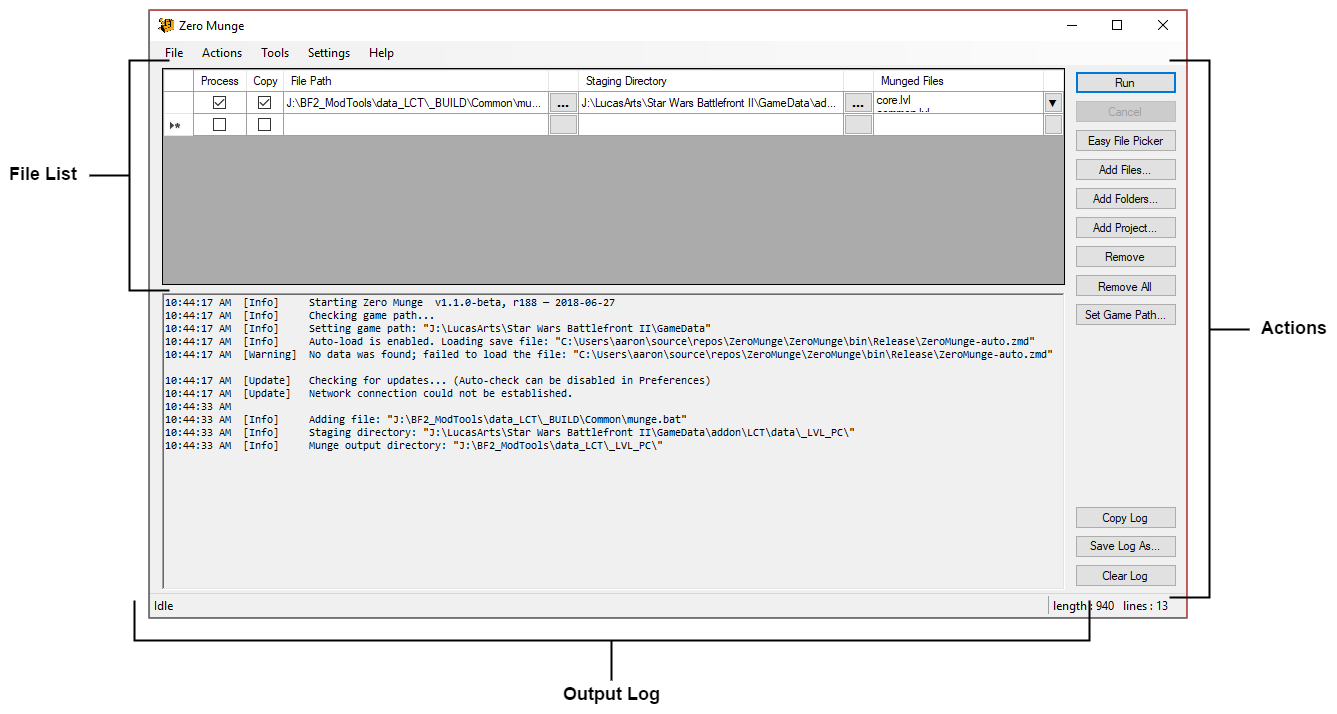
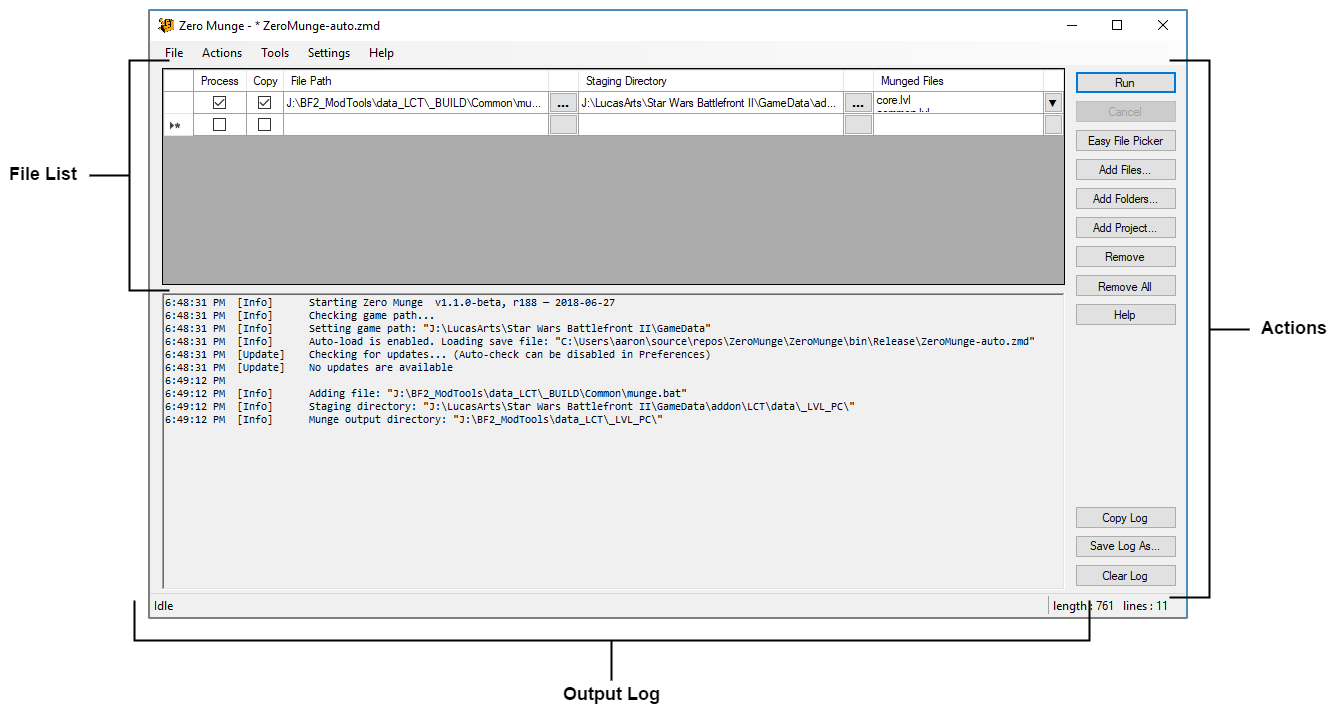
Layered file, before and after one edit (1337px x 714px). Changes by layer:
painted on "App" over [left=149, top=10, right=1187, bottom=618]
